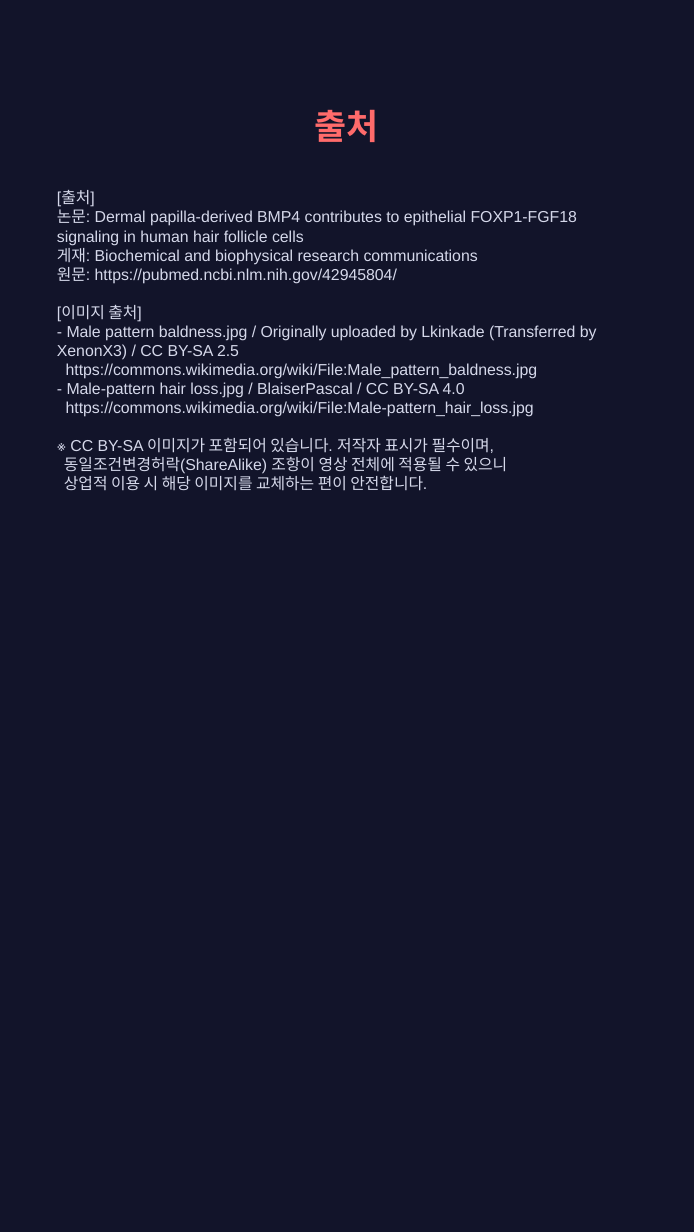
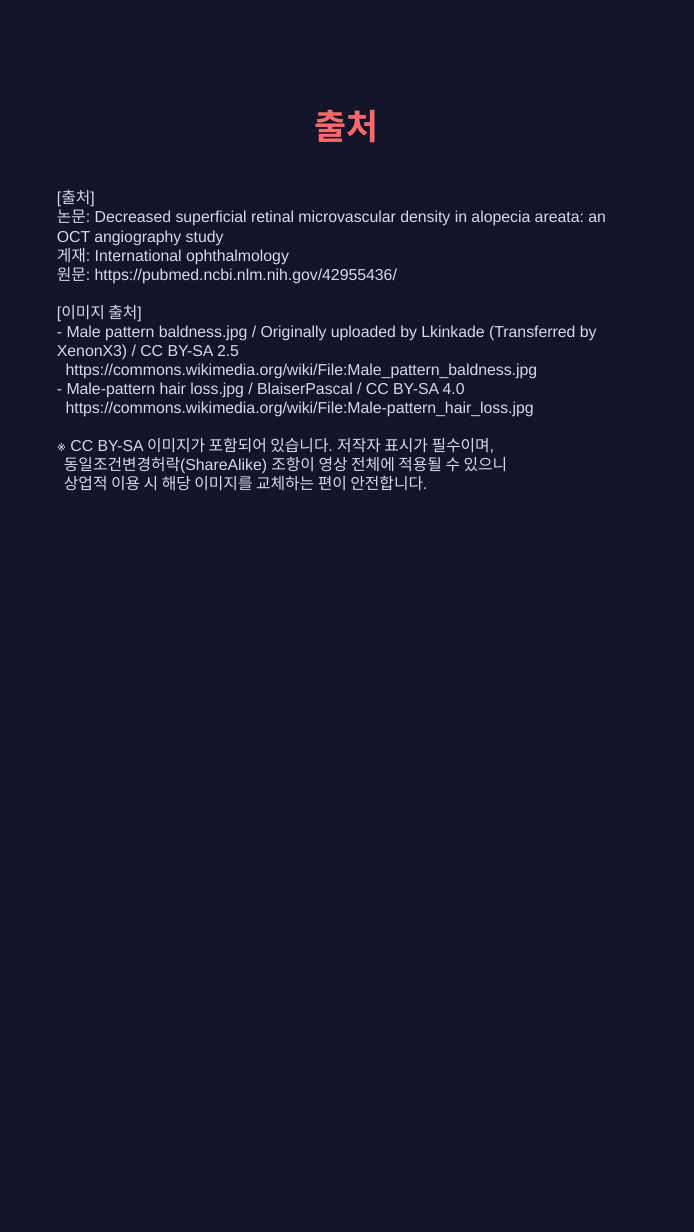
Before and after one commit to hyokang2010-BJ-ANTH/product-builder-test, a slide deck: slide 9 of pwa/data/latest/slides.pptx. Drawn at 694x1232 pixels with LibreOffice and Linux fonts; fonts in the diff are those of the drawing. Boxes give left, top, right and bottom in pixels: in the first picture for what was removed or moved away, otherwise in the second. Text is boxed around its words. In the diff, an @@ line names an element or a change of style, - is before the commit and + after.

```diff
--- a/pwa/data/latest/slides.pptx
+++ b/pwa/data/latest/slides.pptx
@@ text at (x1=57, y1=191, x2=606, y2=491): text changed @@
-[출처]
-논문: Dermal papilla-derived BMP4 contributes to epithelial FOXP1-FGF18 signaling in human hair follicle cells
-게재: Biochemical and biophysical research communications
-원문: https://pubmed.ncbi.nlm.nih.gov/42945804/
-[이미지 출처]
-- Male pattern baldness.jpg / Originally uploaded by Lkinkade (Transferred by XenonX3) / CC BY-SA 2.5
-https://commons.wikimedia.org/wiki/File:Male_pattern_baldness.jpg
-- Male-pattern hair loss.jpg / BlaiserPascal / CC BY-SA 4.0
-https://commons.wikimedia.org/wiki/File:Male-pattern_hair_loss.jpg
-※ CC BY-SA 이미지가 포함되어 있습니다. 저작자 표시가 필수이며,
-동일조건변경허락(ShareAlike) 조항이 영상 전체에 적용될 수 있으니
-상업적 이용 시 해당 이미지를 교체하는 편이 안전합니다.
+[출처]
+논문: Decreased superficial retinal microvascular density in alopecia areata: an OCT angiography study
+게재: International ophthalmology
+원문: https://pubmed.ncbi.nlm.nih.gov/42955436/
+[이미지 출처]
+- Male pattern baldness.jpg / Originally uploaded by Lkinkade (Transferred by XenonX3) / CC BY-SA 2.5
+https://commons.wikimedia.org/wiki/File:Male_pattern_baldness.jpg
+- Male-pattern hair loss.jpg / BlaiserPascal / CC BY-SA 4.0
+https://commons.wikimedia.org/wiki/File:Male-pattern_hair_loss.jpg
+※ CC BY-SA 이미지가 포함되어 있습니다. 저작자 표시가 필수이며,
+동일조건변경허락(ShareAlike) 조항이 영상 전체에 적용될 수 있으니
+상업적 이용 시 해당 이미지를 교체하는 편이 안전합니다.
```
Also in this commit, not shown: 2 other slides changed, 4 slides added, 4 slides removed, 26 other files.
